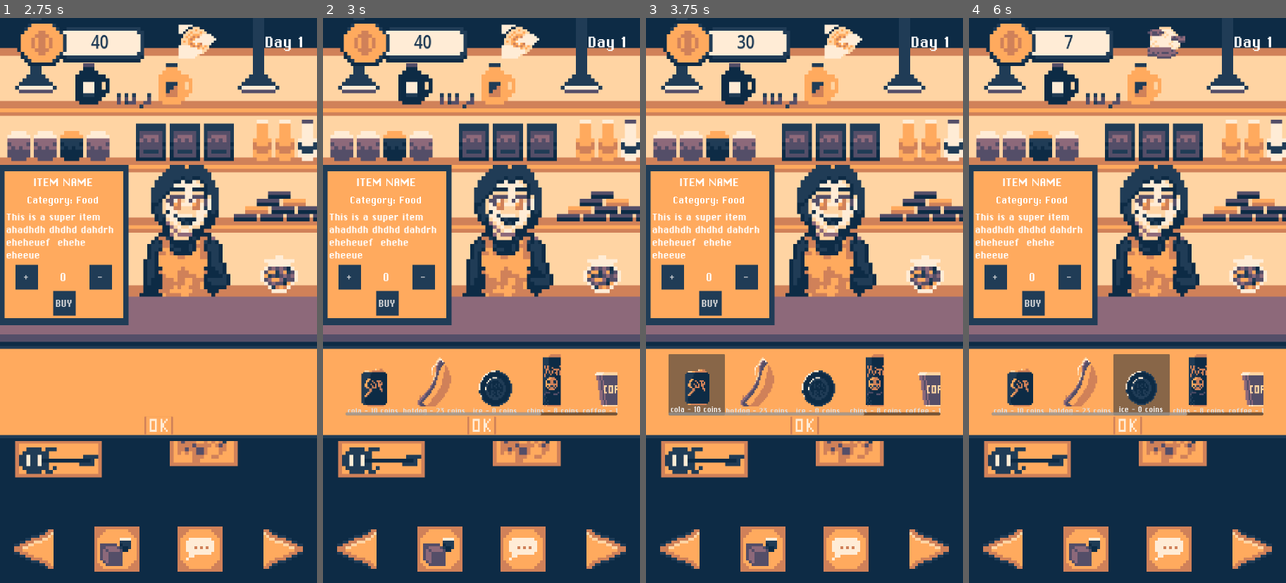
Above: before the commit, frames 1-4 (left to right).
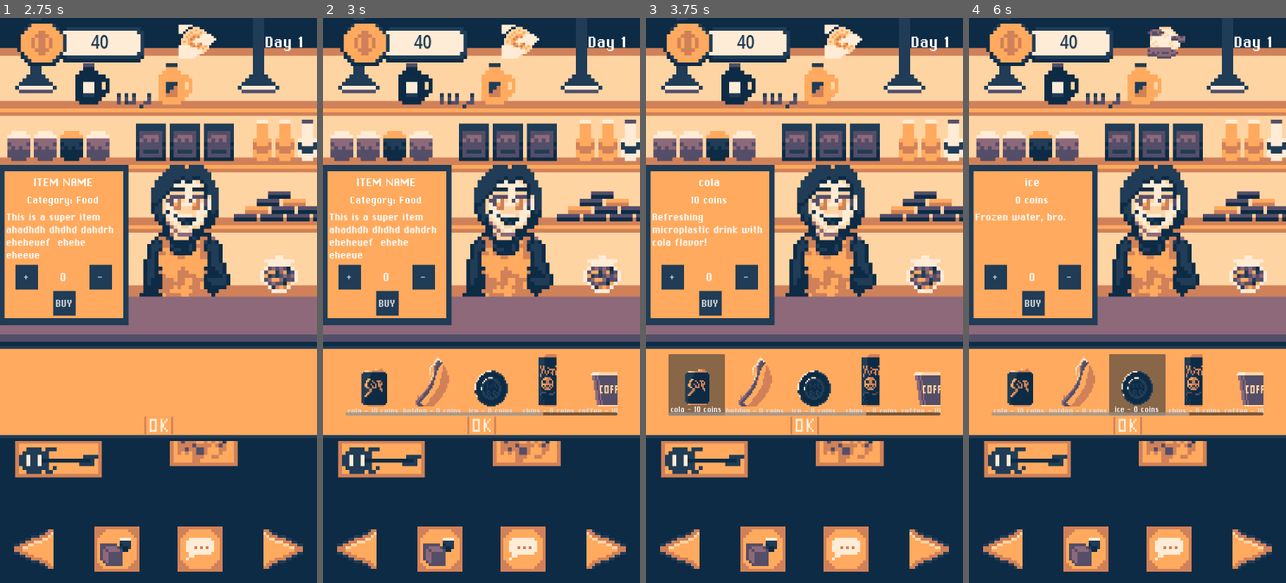
Above: after the commit, the same moments.

Repository: EtMechanicum/TheDayOfMech
Game: Godot game, scene res://scenes/world.tscn
Same seed, same stepped clock (60 frames per second), same inputs: the game is played once before the commit and once after it.
Inputs (mouse positions are in pixels of both pictures, inside the frame that each line leads up to):
- Up to frame 1 (2.75 s): click (161, 311) at 0.5 s; click (161, 311) at 1.25 s; click (34, 549) at 2 s
- Up to frame 2 (3 s): click (440, 549) at 2.75 s
- Up to frame 3 (3.75 s): click "cola - 10 coins" at 3.5 s
- Up to frame 4 (6 s): click (1079, 385) at 4.25 s, where only the run before the commit has a clickable "hotdog - 23 coins"; click (1079, 385) at 5 s, where only the run after the commit has a clickable "hotdog - 0 coins"; click "ice - 0 coins" at 5.75 s

Frame 1 is identical in both runs. In frame 2, 1.3% of the frame differs, in the area x 29-93%, y 59-71%; in frame 3, 2.4%; in frame 4, 2.7%, in the area x 2-93%, y 3-71%.

Commit message:
implemented item window in the store with item name, item price and item description

Diff:
--- a/assets/resources/chips.tres
+++ b/assets/resources/chips.tres
@@ -7,6 +7,7 @@
 script = ExtResource("1_ypu34")
 name = "chips"
 sprite = ExtResource("2_ypu34")
+description = "Crunchy chips in a super long and not so yummy can!"
 category = "food"
 machine_price = 15
 base_shop_price = 10
--- a/assets/resources/coffee.tres
+++ b/assets/resources/coffee.tres
@@ -7,6 +7,7 @@
 script = ExtResource("1_owfxq")
 name = "coffee"
 sprite = ExtResource("2_dpyi2")
+description = "Wanna go faster? "
 category = "drink"
 machine_price = 15
 base_shop_price = 10
--- a/assets/resources/cola.tres
+++ b/assets/resources/cola.tres
@@ -1,12 +1,13 @@
 [gd_resource type="Resource" script_class="ItemResource" format=3 uid="uid://b4gdpf8jpmuh6"]
 
 [ext_resource type="Script" uid="uid://diid208rf1hi1" path="res://item_resource.gd" id="1_xbit2"]
-[ext_resource type="Texture2D" uid="uid://bbcvf3gbawilt" path="res://assets/sprites/soda.png" id="2_xbit2"]
+[ext_resource type="Texture2D" uid="uid://dy0suyt4xd2xd" path="res://assets/sprites/soda.png" id="2_xbit2"]
 
 [resource]
 script = ExtResource("1_xbit2")
 name = "cola"
 sprite = ExtResource("2_xbit2")
+description = "Refreshing microplastic drink with cola flavor!"
 category = "drink"
 machine_price = 15
 base_shop_price = 10
--- a/assets/resources/giant-cookie.tres
+++ b/assets/resources/giant-cookie.tres
@@ -1,12 +1,13 @@
 [gd_resource type="Resource" script_class="ItemResource" format=3 uid="uid://ch8w25pj1ucnq"]
 
 [ext_resource type="Script" uid="uid://diid208rf1hi1" path="res://item_resource.gd" id="1_mwsnm"]
-[ext_resource type="Texture2D" uid="uid://4tgf03uxk2cs" path="res://assets/sprites/cookie.png" id="2_0oeua"]
+[ext_resource type="Texture2D" uid="uid://dilwv55dpp8l8" path="res://assets/sprites/cookie.png" id="2_0oeua"]
 
 [resource]
 script = ExtResource("1_mwsnm")
 name = "giant cookie"
 sprite = ExtResource("2_0oeua")
+description = "BIG COOKIE. IT'S BIG."
 category = "snack"
 shop_price = 20
 machine_price = 25
--- a/assets/resources/hotdog.tres
+++ b/assets/resources/hotdog.tres
@@ -1,13 +1,12 @@
 [gd_resource type="Resource" script_class="ItemResource" format=3 uid="uid://dwnsrfytoxyyj"]
 
 [ext_resource type="Script" uid="uid://diid208rf1hi1" path="res://item_resource.gd" id="1_65632"]
-[ext_resource type="Texture2D" uid="uid://b8a47735ljidc" path="res://assets/sprites/hotdog.png" id="2_im7u0"]
+[ext_resource type="Texture2D" uid="uid://b4e0nae21ltme" path="res://assets/sprites/hotdog.png" id="2_im7u0"]
 
 [resource]
 script = ExtResource("1_65632")
 name = "hotdog"
 sprite = ExtResource("2_im7u0")
+description = "Feeling too fit?"
 category = "food"
-machine_price = 25.0
-base_shop_price = 20.0
 metadata/_custom_type_script = "uid://diid208rf1hi1"
--- a/assets/resources/ice.tres
+++ b/assets/resources/ice.tres
@@ -1,12 +1,13 @@
 [gd_resource type="Resource" script_class="ItemResource" format=3 uid="uid://dlymacfaokibk"]
 
 [ext_resource type="Script" uid="uid://diid208rf1hi1" path="res://item_resource.gd" id="1_sjo1j"]
-[ext_resource type="Texture2D" uid="uid://vp8evilsc8tl" path="res://assets/sprites/ice.png" id="2_t5veb"]
+[ext_resource type="Texture2D" uid="uid://c6afdrmbewmkh" path="res://assets/sprites/ice.png" id="2_t5veb"]
 
 [resource]
 script = ExtResource("1_sjo1j")
 name = "ice"
 sprite = ExtResource("2_t5veb")
+description = "Frozen water, bro."
 category = "ice"
 base_shop_price = 5
 metadata/_custom_type_script = "uid://diid208rf1hi1"
--- a/item_resource.gd
+++ b/item_resource.gd
@@ -3,6 +3,7 @@
 #categories: drink, food, snack
 @export var name: String
 @export var sprite: Texture2D
+@export var description: String
 @export var category: String
 @export var shop_price: int
 @export var machine_price: int
--- a/scenes/store.gd
+++ b/scenes/store.gd
@@ -58,14 +58,24 @@
 		slot.pressed.connect(_on_product_selected.bind(item))
 	$"TextureRect/ShopMenu".show()
 
+#Questo metodo va cambiato: quando selezione un prodotto, si apre la finestra con
+#la descrizione, che poi ti porta a comprare con una conferma
 func _on_product_selected(item: Resource):
-	print("You've selected ", item.name)
-	if item.shop_price <= GameManager.player_money:
-		GameManager.player_money -= item.shop_price
-		GameManager.player_inventory[item] += 1
-		print(GameManager.player_inventory[item])
-	else:
-		print("Not enough money")
+#	print("You've selected ", item.name)
+#	if item.shop_price <= GameManager.player_money:
+#		GameManager.player_money -= item.shop_price
+#		GameManager.player_inventory[item] += 1
+#		print(GameManager.player_inventory[item])
+#	else:
+#		print("Not enough money")
+#nuova versione del metodo per la nuova UI:
+	var item_name_label = $"TextureRect/ShopMenu/ItemDescription/Panel/MarginContainer/Panel/ItemName"
+	var item_price_label = $"TextureRect/ShopMenu/ItemDescription/Panel/MarginContainer/Panel/ItemPrice"
+	var item_desc_label = $"TextureRect/ShopMenu/ItemDescription/Panel/MarginContainer/Panel/ItemDescription"
+	#vanno mostrati per l'item selezionato il nome, prezzo e descrizione
+	item_name_label.text = item.name
+	item_price_label.text = str(item.shop_price) + " coins"
+	item_desc_label.text = item.description
 
 func _on_game_manager_modify_prices():
 	print("on modify prices new day")
--- a/scenes/world.tscn
+++ b/scenes/world.tscn
@@ -1097,7 +1097,7 @@
 horizontal_alignment = 1
 vertical_alignment = 1
 
-[node name="ItemCategory" type="Label" parent="Store/TextureRect/ShopMenu/ItemDescription/Panel/MarginContainer/Panel" unique_id=1903054617]
+[node name="ItemPrice" type="Label" parent="Store/TextureRect/ShopMenu/ItemDescription/Panel/MarginContainer/Panel" unique_id=1903054617]
 layout_mode = 0
 offset_left = 5.0
 offset_top = 55.18715
